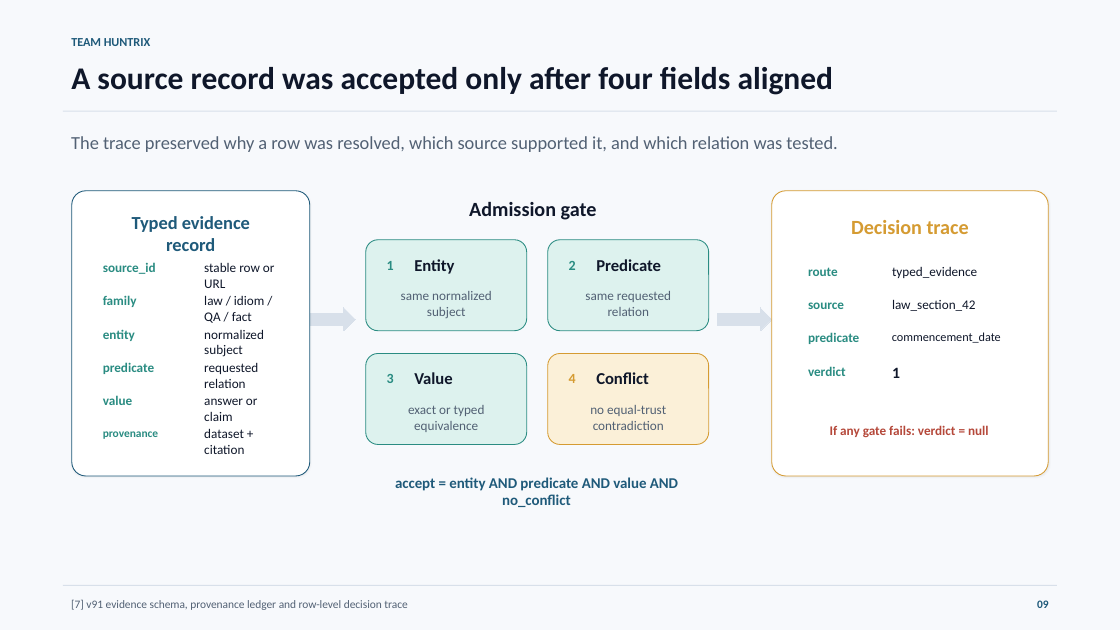
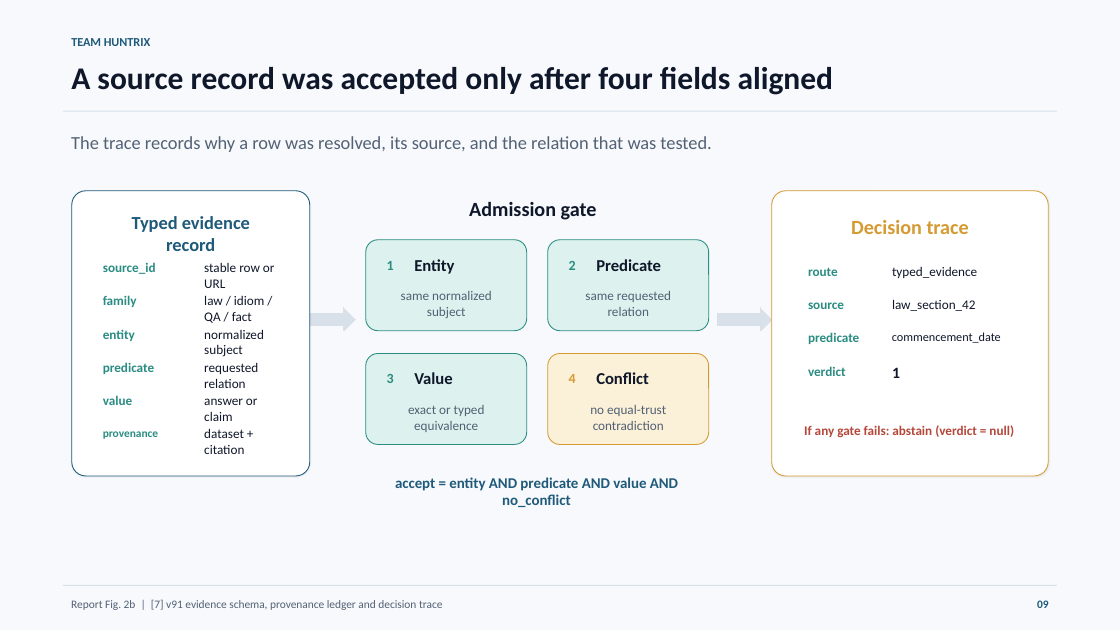
Before and after one commit to Seyamalam/bengali-hallucination-v91-submission, a slide deck: slide 9 of presentation/Huntrix_Final_Presentation.pptx. Drawn at 1120x630 pixels with LibreOffice and Linux fonts; fonts in the diff are those of the drawing. Boxes give left, top, right and bottom in pixels: in the first picture for what was removed or moved away, otherwise in the second. Text is boxed around its words. In the diff, an @@ line names an element or a change of style, - is before the commit and + after.

```diff
--- a/presentation/Huntrix_Final_Presentation.pptx
+++ b/presentation/Huntrix_Final_Presentation.pptx
@@ text at [71,136,711,152]: text changed @@
-The trace preserved why a row was resolved, which source supported it, and which relation was tested.
+The trace records why a row was resolved, its source, and the relation that was tested.
@@ text at [804,425,1014,437]: text changed @@
-If any gate fails: verdict = null
+If any gate fails: abstain (verdict = null)
@@ text at [71,599,442,610]: text changed @@
-[7] v91 evidence schema, provenance ledger and row-level decision trace
+Report Fig. 2b | [7] v91 evidence schema, provenance ledger and decision trace
```
Also in this commit, not shown: 4 other slides changed, 4 other files.
